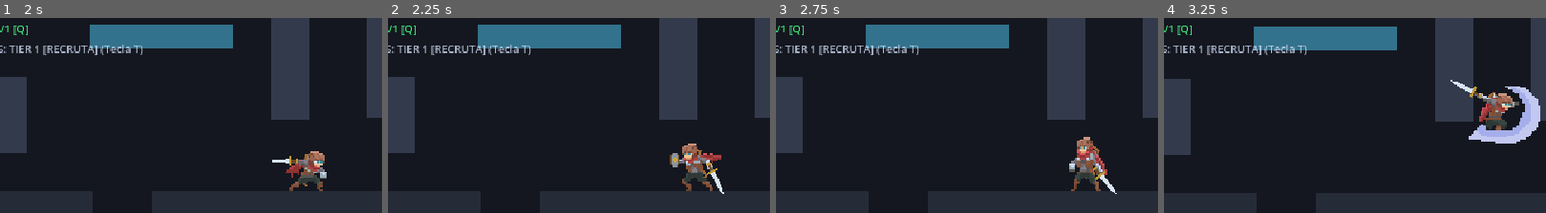
Above: before the commit, frames 1-4 (left to right).
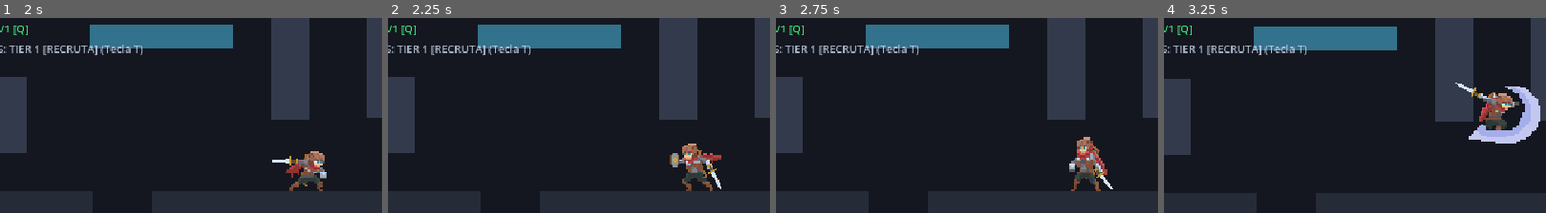
Above: after the commit, the same moments.

Repository: Theadrill/Godot-Roguelike-Prototype
Game: Godot game, scene res://src/world/movement_gym.tscn
The game is run twice, just before and just after one commit, with the same random seed, the same clock (stepped at 60 frames per second) and the same inputs.
Inputs (mouse positions are % of the whole screen's width and height, from its top left):
- Up to frame 1 (2 s): tap A (move_left) at 0.5, 1.25 s; move the mouse to (72, 49) at 0.52 s; press the mouse at (72, 49) at 0.53 s; hold D (move_right) from 0.53 s (still down); tap Space (jump) at 0.77, 1.52 s; move the mouse to (30, 60) at 1.27 s; release the mouse at (30, 60) at 1.28 s; click (30, 60) at 1.35 s
- Up to frame 2 (2.25 s): tap A (move_left) at 2 s; move the mouse to (60, 31) at 2.02 s; release D (move_right) at 2.03 s; hold A (move_left) from 2.03 s (still down); hold Right mouse button (defend) from 2.03 s (still down)
- Up to frame 3 (2.75 s): keep holding A (move_left); keep holding Right mouse button (defend); click (60, 31) at 2.3 s
- Up to frame 4 (3.25 s): move the mouse to (45, 77) at 2.77 s; release A (move_left) at 2.78 s; release Right mouse button (defend) at 2.78 s; hold D (move_right) from 2.78 s (still down); tap Q (heal) at 2.85 s; tap Space (jump) at 3.02 s; click (45, 77) at 3.05 s
The pictures show only the part of the screen within x 11-61%, y 16-66%; the shares and areas given below are measured in that part.

Frame 1 is identical in both runs. In frame 2, less than 0.1% of the frame differs, in the area x 83-88%, y 74-91%; in frame 3, less than 0.1%, in the area x 83-90%, y 76-91%; in frame 4, less than 0.1%.

Commit message:
fix(combat): preserve weapon flip_h/flip_v scale during charge attack

Diff:
--- a/src/entities/equipment/axes/weapon_axe_base.tres
+++ b/src/entities/equipment/axes/weapon_axe_base.tres
@@ -18,6 +18,8 @@
 rumble_strong = 0.85
 rumble_duration = 0.1
 is_charge_attack = true
+charge_ready_animation = "attack2"
+charge_attack_step = 1
 equipment_name = "Battle Axe"
 slot_type = 2
 visual_scene = ExtResource("2_visual")
--- a/src/entities/player/states/attack_state.gd
+++ b/src/entities/player/states/attack_state.gd
@@ -14,6 +14,7 @@
 var is_charging: bool = false
 var charge_progress: float = 0.0
 var _charge_base_socket_rot: float = -35.0
+var _charge_base_weapon_scale: Vector2 = Vector2.ONE
 
 var _step_duration: float = 0.36
 var _step_total_frames: int = 5
@@ -77,6 +78,7 @@
 			player.player_sprite.frame = ready_frame
 			player._update_weapon_socket_for_frame(ready_anim, ready_frame)
 		_charge_base_socket_rot = player.main_hand_socket.rotation_degrees if player.main_hand_socket else -35.0
+		_charge_base_weapon_scale = player._main_weapon_instance.scale if player._main_weapon_instance else Vector2.ONE
 		return
 
 	is_charging = false
@@ -214,6 +216,7 @@
 	_update_active_hitbox_window()
 
 func exit() -> void:
+	var was_charging: bool = is_charging
 	is_charging = false
 	_is_plunge_active = false
 	_is_air_stall_active = false
@@ -226,7 +229,8 @@
 		player.player_sprite.speed_scale = 1.0
 	if player._main_weapon_instance:
 		player._main_weapon_instance.modulate = Color.WHITE
-		player._main_weapon_instance.scale = Vector2.ONE
+		if was_charging:
+			player._main_weapon_instance.scale = _charge_base_weapon_scale
 	if player.main_hand_socket:
 		player.main_hand_socket.rotation_degrees = -35.0
 	if player.hitbox.has_node("CollisionShape2D"):
@@ -264,10 +268,10 @@
 					1.0
 				)
 				var scale_mult: float = 1.0 + (charge_progress * 0.12)
-				player._main_weapon_instance.scale = Vector2(scale_mult, scale_mult)
+				player._main_weapon_instance.scale = _charge_base_weapon_scale * scale_mult
 			else:
 				player._main_weapon_instance.modulate = Color.WHITE
-				player._main_weapon_instance.scale = Vector2.ONE
+				player._main_weapon_instance.scale = _charge_base_weapon_scale
 
 		# Slow foot movement on ground during windup
 		if player.is_on_floor():
@@ -290,6 +294,9 @@
 		# Release button: UNLEASH CHARGED SMASH!
 		if not Input.is_action_pressed("attack_primary"):
 			is_charging = false
+			if player._main_weapon_instance:
+				player._main_weapon_instance.modulate = Color.WHITE
+				player._main_weapon_instance.scale = _charge_base_weapon_scale
 			_start_combo_step(charge_progress)
 		return
 
